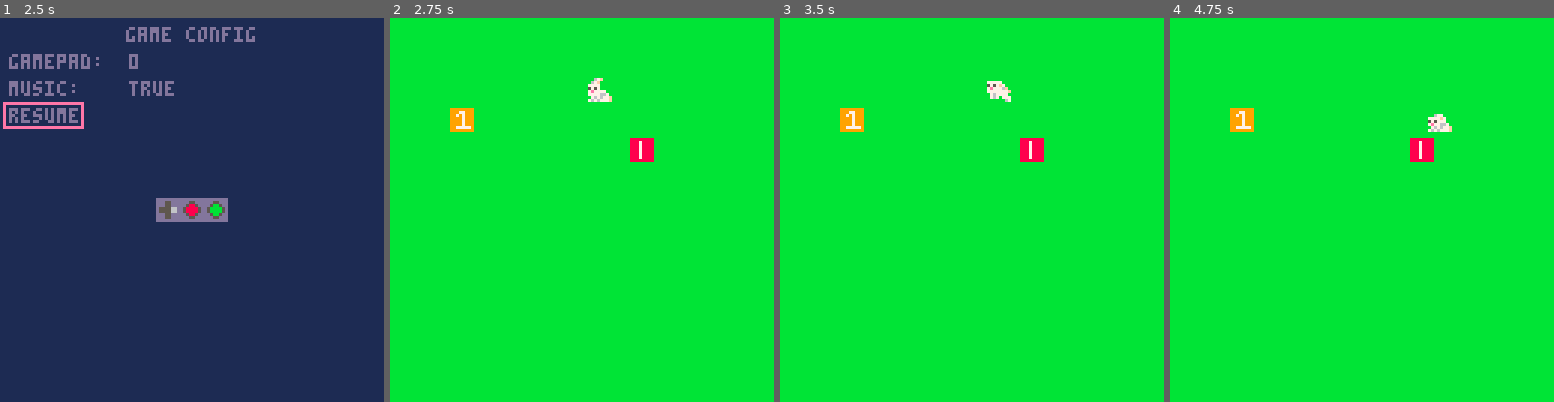
Above: before the commit, frames 1-4 (left to right).
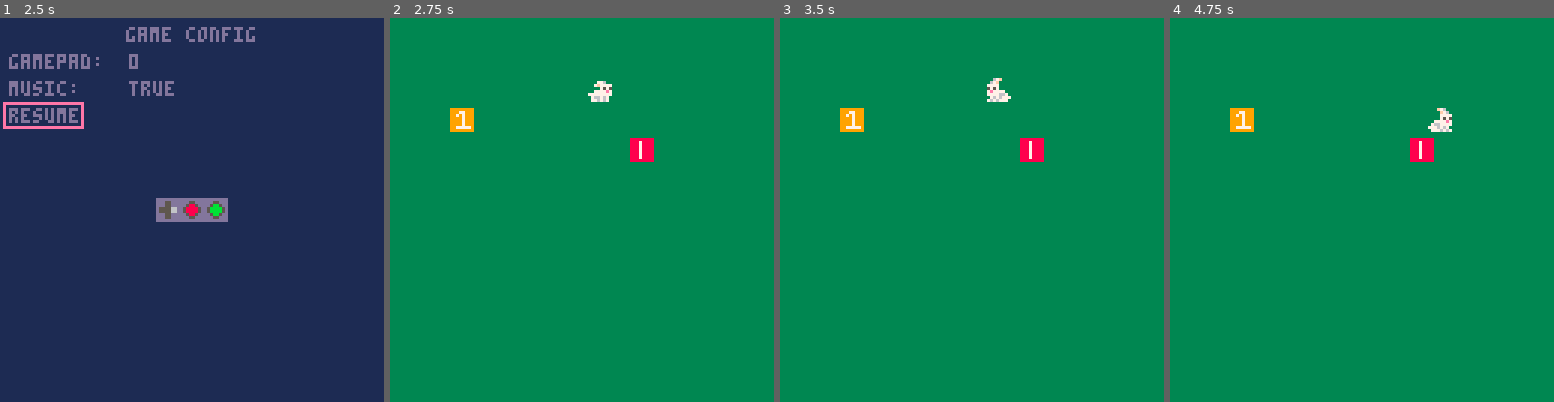
Above: after the commit, the same moments.

Repository: learnb/sleeping-bunnies
Game: PICO-8 cartridge sleeping-bunnies.p8
Two runs of this game, one before a commit and one after it. Both use one fixed random seed, a clock stepped at 60 frames per second and the inputs below.
Inputs:
- Up to frame 1 (2.5 s): tap X (X key) at 0.33, 1.07, 1.85 s; tap O (Z key) at 0.7, 1.7, 2.1 s; hold Right 1.6-2.1 s; hold Up 2.15-2.42 s; hold Right from 2.47 s (still down)
- Up to frame 2 (2.75 s): keep holding Right; tap O (Z key) at 2.5 s
- Up to frame 3 (3.5 s): tap O (Z key) at 2.9, 3.3 s; tap X (X key) at 2.97 s; release Right at 3.03 s; hold Left from 3.08 s (still down)
- Up to frame 4 (4.75 s): release Left at 3.58 s; hold Down 3.63-3.97 s; tap O (Z key) at 3.7, 4.1, 4.5 s; hold Right 4.02-4.68 s; tap X (X key) at 4.08 s; hold Up from 4.73 s (still down)

Frame 1 is identical in both runs. In frame 2, 99% of the frame differs, in the area x 0-100%, y 0-100%; in frame 3, 99%; in frame 4, 99%.

Commit message:
rabbit sprite finished

Diff:
--- a/sleeping-bunnies.p8
+++ b/sleeping-bunnies.p8
@@ -38,16 +38,19 @@
   rabbit.hp = 100
   rabbit.speed = 1
   rabbit.radius = 4
-  rabbit.tick = 0
-  rabbit.frame = 1
-  rabbit.step = 8
+
+  rabbit.move_sprites = {4, 5, 6, 5}
+  rabbit.move_tick = 0
+  rabbit.move_frame = 1
+  rabbit.move_step = 4
+
+  rabbit.idle_sprites = {1,1,1,1, 2,2,2,2, 3,3,3,3, 2,2,18,2}
+  rabbit.idle_tick = 0
+  rabbit.idle_frame = 1
+  rabbit.idle_step = 4
   --rabbit.step = 4
-  rabbit.sprites = {4, 5, 6, 5}
-  rabbit.move_sprites = {4, 5, 6, 5}
-  rabbit.idle_sprites = {1, 2, 3, 2}
-  rabbit.states = {"idle", "move"}
   rabbit.state = "idle"
-  --rabbit.state = rabbit.states[0]
+  rabbit.flip = false
 
   fox = {}
   fox.x = 20
@@ -57,6 +60,7 @@
   fox.frame = 1
   fox.step = 8
   fox.sprites = {32, 33}
+  fox.flip = false
 
   food = {}
   food.x = 80
@@ -66,6 +70,7 @@
   food.frame = 1
   food.step = 1
   food.sprites = {48, 49}
+  food.flip = false
 end
 
 function update_sim()
@@ -73,10 +78,12 @@
   if (btn(0,pad)) then -- btn left
     moved = true
     rabbit.x=rabbit.x-1
+    rabbit.flip = false
   end
   if (btn(1,pad)) then -- btn right
     moved = true
     rabbit.x=rabbit.x+1
+    rabbit.flip = true
   end
   if (btn(2,pad)) then -- btn down
     moved = true
@@ -176,18 +183,18 @@
 end
 -->8
 function ent_draw_idle(ent)
-  spr(ent.idle_sprites[ent.frame], ent.x, ent.y)
+  spr(ent.idle_sprites[ent.idle_frame], ent.x, ent.y, 1, 1, ent.flip)
 end
 function ent_anim_idle(ent)
-  ent.tick = (ent.tick+1) % ent.step
-  if (ent.tick == 0) ent.frame = ent.frame % #ent.idle_sprites+1
+  ent.idle_tick = (ent.idle_tick+1) % ent.idle_step
+  if (ent.idle_tick == 0) ent.idle_frame = ent.idle_frame % #ent.idle_sprites+1
 end
 function ent_draw_move(ent)
-  spr(ent.move_sprites[ent.frame], ent.x, ent.y)
+  spr(ent.move_sprites[ent.move_frame], ent.x, ent.y, 1, 1, ent.flip)
 end
 function ent_anim_move(ent)
-  ent.tick = (ent.tick+1) % ent.step
-  if (ent.tick == 0) ent.frame = ent.frame % #ent.move_sprites+1
+  ent.move_tick = (ent.move_tick+1) % ent.move_step
+  if (ent.move_tick == 0) ent.move_frame = ent.move_frame % #ent.move_sprites+1
 end
 function ent_draw(ent)
   spr(ent.sprites[ent.frame], ent.x, ent.y)
Not shown, changed: 22 lines of the sprite sheet (__gfx__) section of sleeping-bunnies.p8
